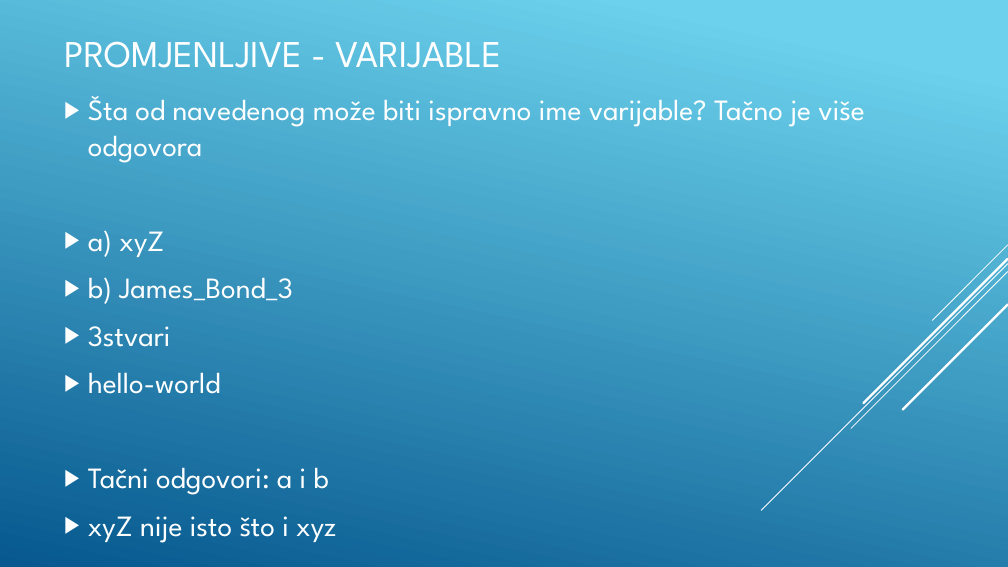
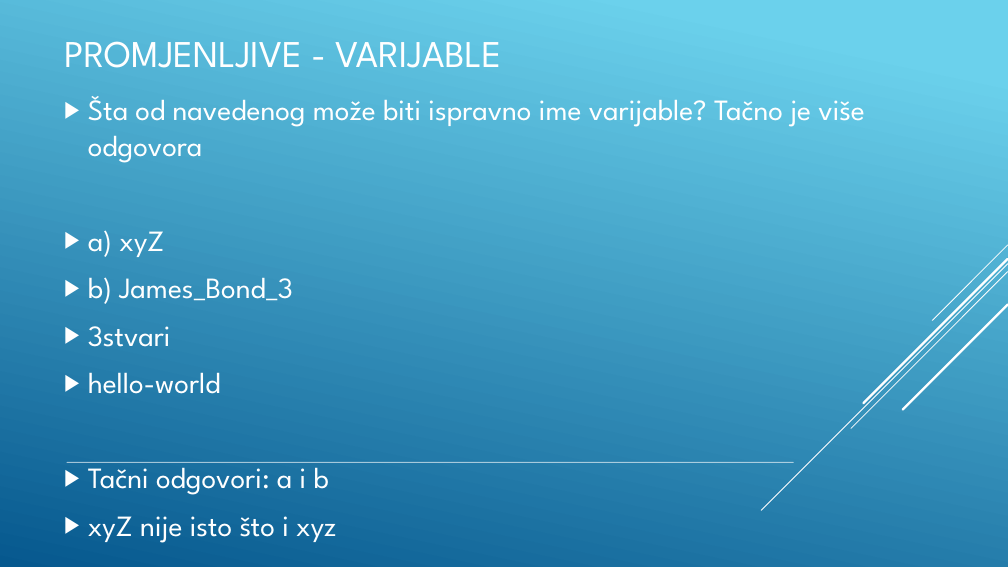
Before and after one commit to BaDnja/Kursevi, a slide deck: slide 12 of Python/Python-Osnovni-kurs/Izracunavanje/1-Osnovne aritmeticke operacije i primjena/Prezentacija.pptx. Drawn at 1008x567 pixels with LibreOffice and Linux fonts; fonts in the diff are those of the drawing. Boxes give left, top, right and bottom in pixels: in the first picture for what was removed or moved away, otherwise in the second. Text is boxed around its words. In the diff, an @@ line names an element or a change of style, - is before the commit and + after.

```diff
--- a/Python/Python-Osnovni-kurs/Izracunavanje/1-Osnovne aritmeticke operacije i primjena/Prezentacija.pptx
+++ b/Python/Python-Osnovni-kurs/Izracunavanje/1-Osnovne aritmeticke operacije i primjena/Prezentacija.pptx
@@ line added from (67, 463) to (794, 463), #FFFFFF 0.75 pt @@
```
Also in this commit, not shown: 5 slides added.
